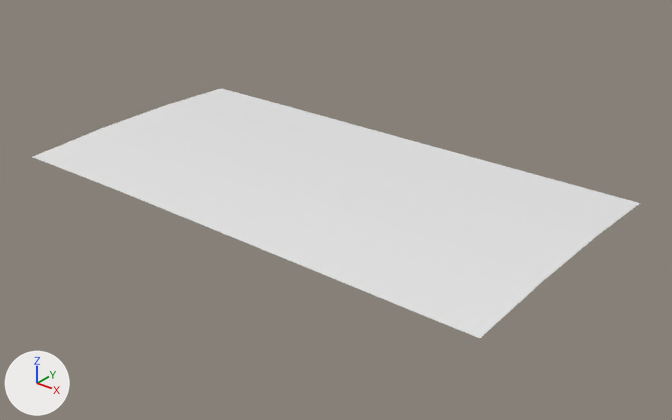
A saved change to the glTF model public/assets/gen4/models/track-42.glb.
Before and after are seen from a 50 mm lens placed at (220.7, -272.0, 43.0), pointed at (161.6, -198.1, -2.8). The axes (+X, +Y, +Z) are drawn at lower left. The lights are the same throughout. The picture after the commit comes second. Vertices at exactly the same position are counted once.

Before the edit, the objects in view are built like this:
```python
me_track_42 = bpy.data.meshes.new('track-42')
me_track_42.from_pydata(...)  # 693 vertices, 1240 faces; spans x 127.6..189.9, y -214.6..-181.6, z 0.2..0.8
ob_track_42 = bpy.data.objects.new('track-42', me_track_42)
ob_track_42.location = (0.0, 0.0, 0.0)
```
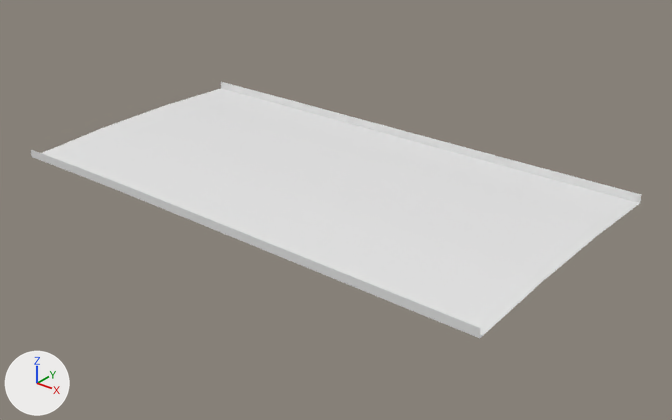
The change, as a list of edits to the scene's bpy script:
```text
Change me_track_42:
    used by ob_track_42; location = (0.0, 0.0, 0.0)
    remove me_track_42.from_pydata(...)  # 693 vertices, 1240 faces; spans x 127.6..189.9, y -214.6..-181.6, z 0.2..0.8
    add me_track_42.from_pydata(...)  # 819 vertices, 1488 faces; spans x 127.6..189.9, y -214.6..-181.6, z 0.2..1.3
    me_track_42 part 1
    126 new vertices lie (0.0, 0.0, 1.0) away from vertices in x 127.6..189.9, y -214.6..-181.6, z 0.2..0.3
    248 new faces join them
```

What differs and where, as boxes (x1, y1, x2, y2) in the pictures (672 x 420 px):
'track-42', reshaped: before (33, 88, 640, 338); after (31, 82, 641, 338)
part 1 of me_track_42, added: after (31, 82, 641, 338)
